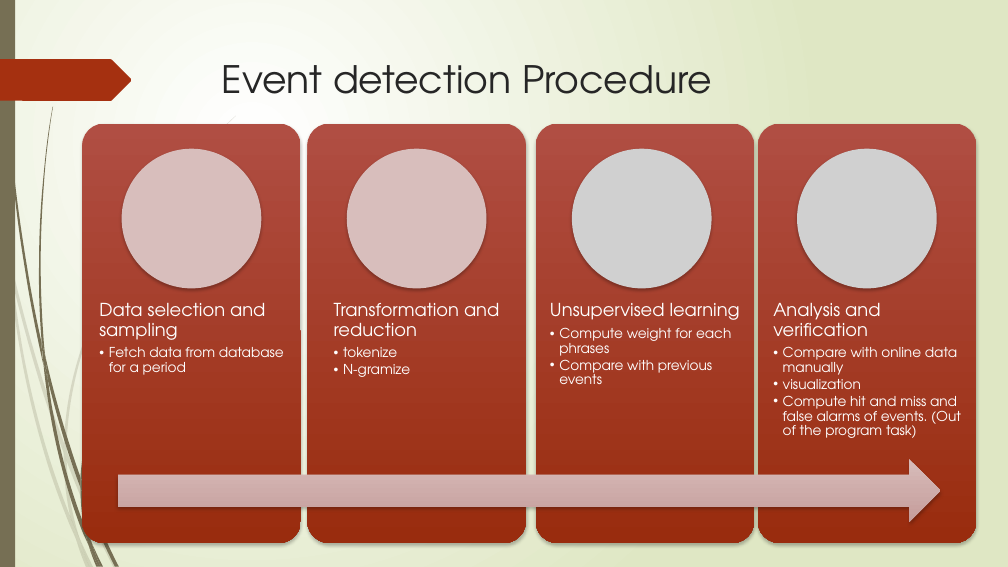
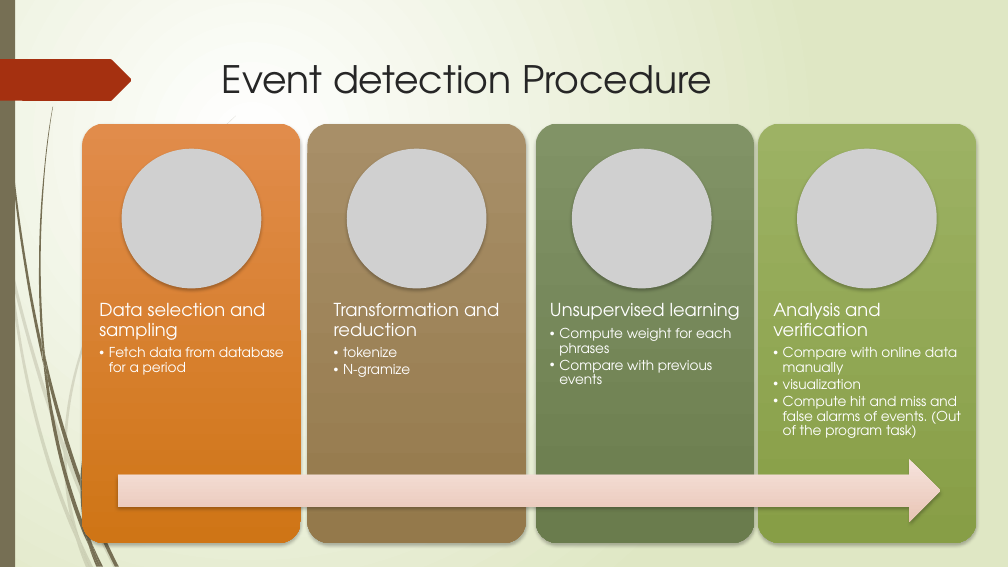
Before and after one commit to sujithcp/NewsAnalyser, a slide deck: slide 10 of presentation/Project.pptx. Drawn at 1008x567 pixels with LibreOffice and Linux fonts; fonts in the diff are those of the drawing; grey boxes stand for pictures. Boxes give left, top, right and bottom in pixels: in the first picture for what was removed or moved away, otherwise in the second. Text is boxed around its words. In the diff, an @@ line names an element or a change of style, - is before the commit and + after.

```diff
--- a/presentation/Project.pptx
+++ b/presentation/Project.pptx
@@ rounded rectangle at (82, 123, 301, 543): fill gradient #B14E43 to #9A2D0F to gradient #E18D4C to #CF7516 @@
@@ ellipse removed at (122, 149, 262, 289) @@
@@ picture added at (122, 149, 262, 289) @@
@@ rounded rectangle at (308, 123, 526, 543): fill gradient #B14E43 to #9A2D0F to gradient #A89068 to #947A4B @@
@@ ellipse removed at (347, 149, 487, 289) @@
@@ picture added at (347, 149, 487, 289) @@
@@ rounded rectangle at (536, 123, 755, 543): fill gradient #B14E43 to #9A2D0F to gradient #819367 to #6A7D4D @@
@@ rounded rectangle at (758, 123, 976, 543): fill gradient #B14E43 to #9A2D0F to gradient #9DB265 to #889E47 @@
@@ right arrow at (118, 459, 941, 522): fill gradient #D7BBBA to #C59E9C to gradient #F7E5DD to #EBC5B6 @@
```
Also in this commit, not shown: 7 other slides changed, 2 slides added, 1 slide removed, 1 other file.
